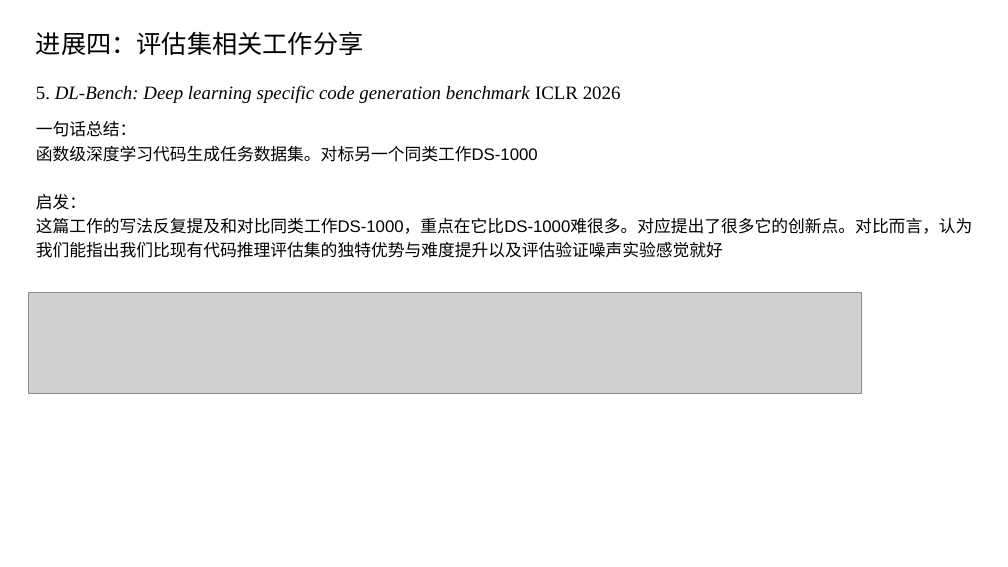
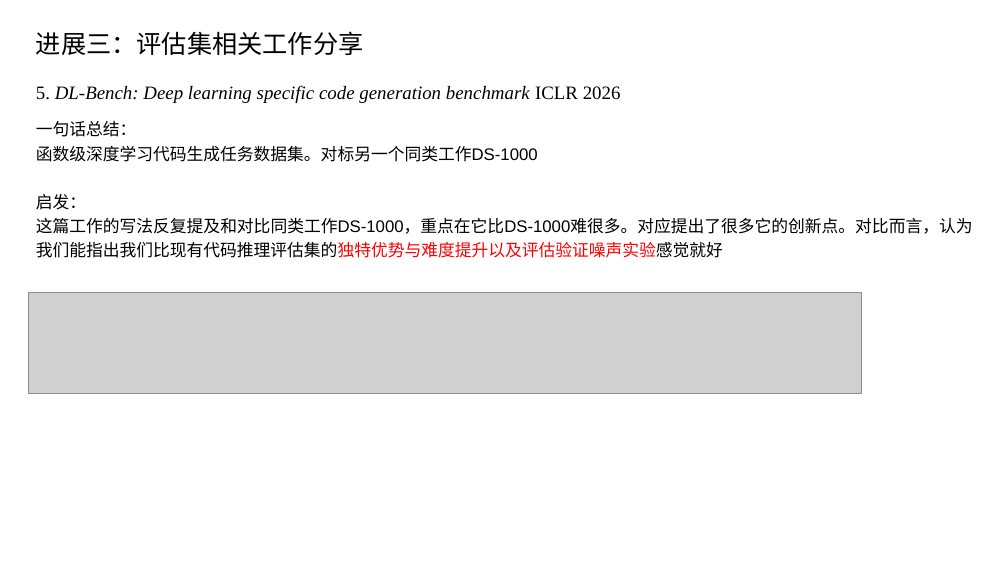
Before and after one commit to caoye04/TreecEva, a slide deck: slide 24 of 组会记录/组会0122.pptx (slide 21 before the commit). Drawn at 1008x567 pixels with LibreOffice and Linux fonts; fonts in the diff are those of the drawing; grey boxes stand for pictures. Boxes give left, top, right and bottom in pixels: in the first picture for what was removed or moved away, otherwise in the second. Text is boxed around its words. In the diff, an @@ line names an element or a change of style, - is before the commit and + after.

```diff
--- a/组会记录/组会0122.pptx
+++ b/组会记录/组会0122.pptx
@@ text at bbox=[36, 31, 364, 55]: text changed @@
-进展四：评估集相关工作分享
+进展三：评估集相关工作分享
@@ text in rectangle at bbox=[36, 218, 973, 258]: text colour #000000 to #FF0000 in "这篇工作的写法反复提及和对比同类工作DS-1000，重点在它比DS-1000难很多。对应提出了很多它的创新点。对比而言， ..." @@
```
Also in this commit, not shown: 22 other slides changed, 3 slides added, 6 other files.
